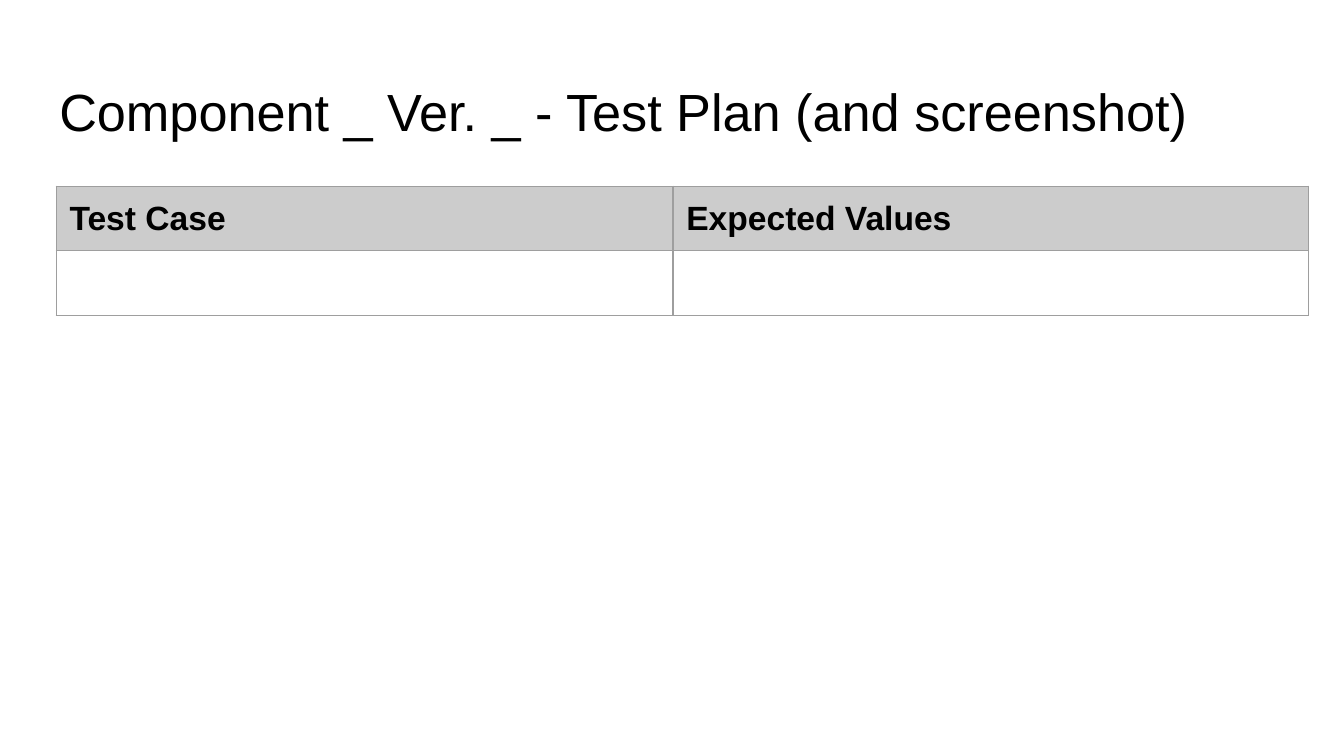
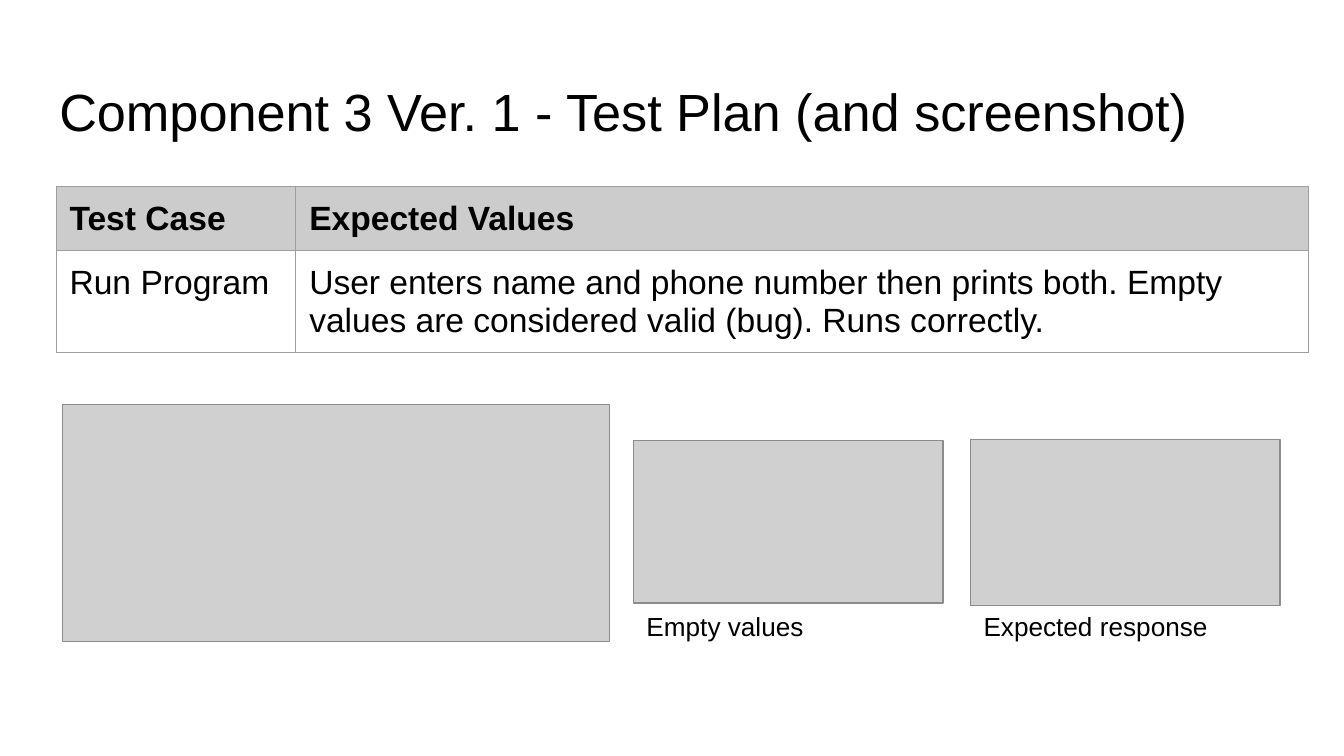
Before and after one commit to sinedotwav-e/pizzabot, a slide deck: slide 22 of pizzapowerpoint.pptx. Drawn at 1344x756 pixels with LibreOffice and Linux fonts; fonts in the diff are those of the drawing; grey boxes stand for pictures. Boxes give left, top, right and bottom in pixels: in the first picture for what was removed or moved away, otherwise in the second. Text is boxed around its words. In the diff, an @@ line names an element or a change of style, - is before the commit and + after.

```diff
--- a/pizzapowerpoint.pptx
+++ b/pizzapowerpoint.pptx
@@ title at [59,93,1187,141]: text changed @@
-Component _ Ver. _ - Test Plan (and screenshot)
+Component 3 Ver. 1 - Test Plan (and screenshot)
@@ table at [56,187,1308,362] @@
-row 2, column 1: 
+row 2, column 1: Run Program
-row 2, column 2: 
+row 2, column 2: User enters name and phone number then prints both. Empty values are considered valid (bug). Runs correctly.
@@ picture added at [63,405,610,641] @@
@@ picture added at [633,441,943,603] @@
@@ picture added at [970,439,1281,605] @@
@@ text added at [646,617,804,641], 14 pt, text #000000 @@
+Empty values
@@ text added at [984,617,1208,642], 14 pt, text #000000 @@
+Expected response
```
Also in this commit, not shown: 1 other slide changed, 7 other files.
